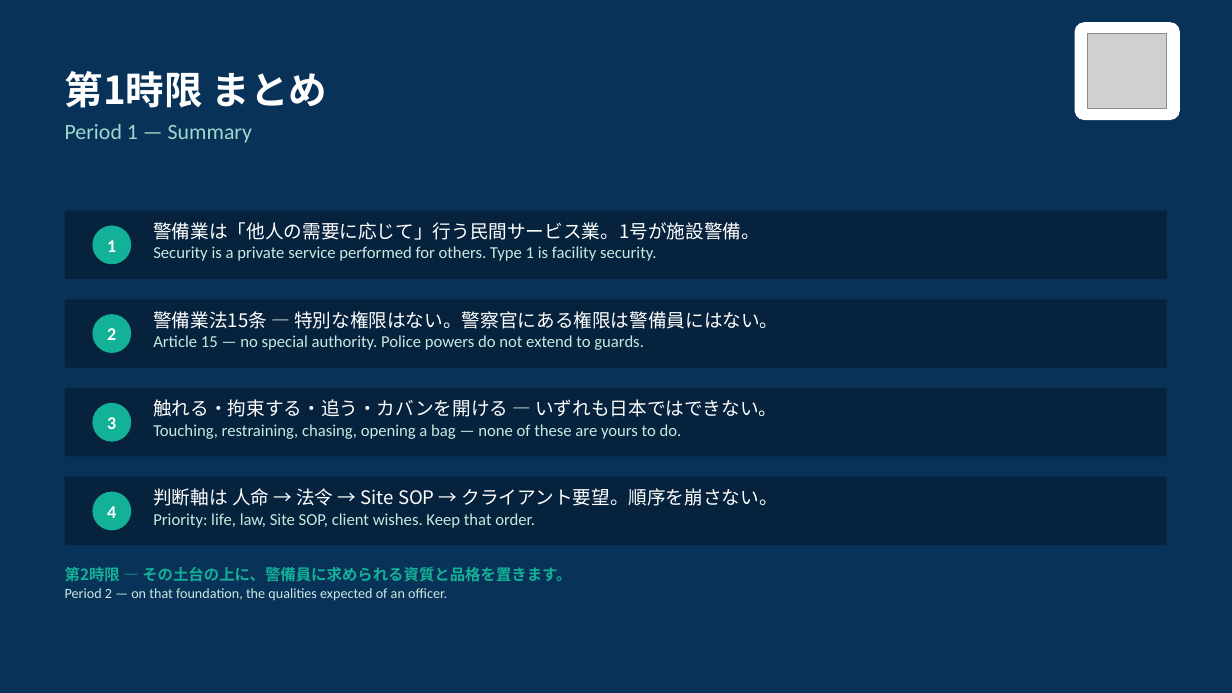
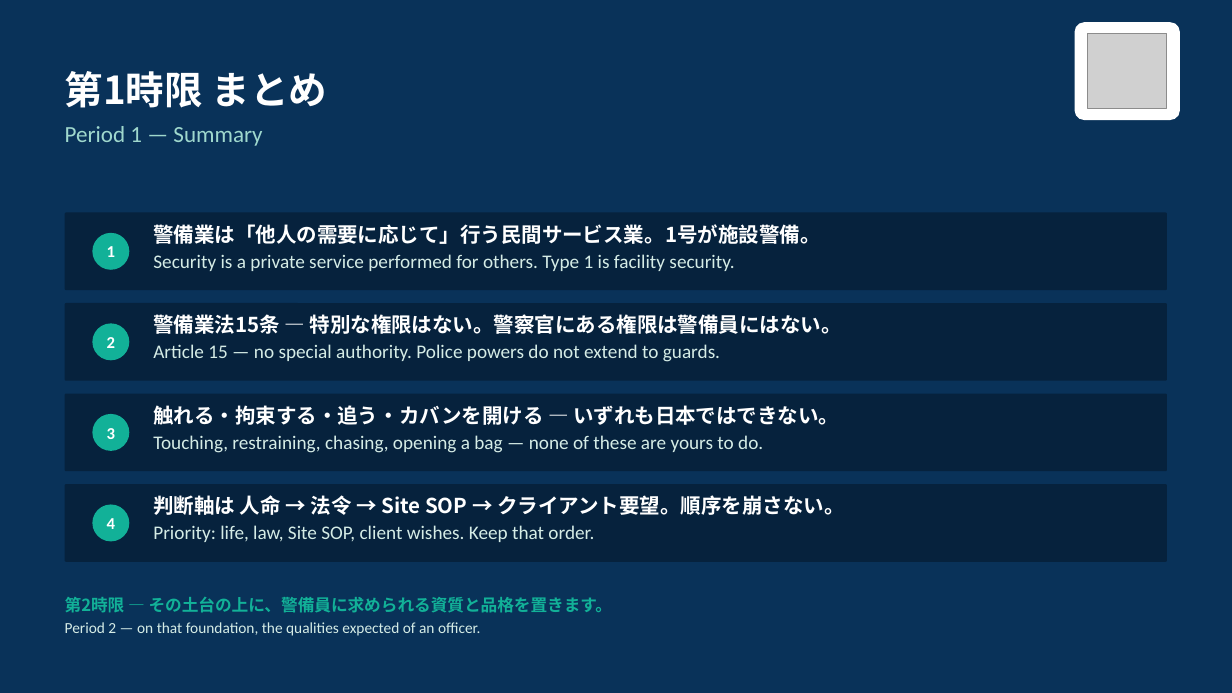
Before and after one commit to hrsmhiroshi-cpu/Training-, a slide deck: slide 25 of 新任講習/out/01_1限_警備業務実施の基本原則.pptx (slide 18 before the commit). Drawn at 1232x693 pixels with LibreOffice and Linux fonts; fonts in the diff are those of the drawing; grey boxes stand for pictures. Boxes give left, top, right and bottom in pixels: in the first picture for what was removed or moved away, otherwise in the second. Text is boxed around its words. In the diff, an @@ line names an element or a change of style, - is before the commit and + after.

```diff
--- a/新任講習/out/01_1限_警備業務実施の基本原則.pptx
+++ b/新任講習/out/01_1限_警備業務実施の基本原則.pptx
@@ text at [65,126,262,146]: size 17 to 18 pt in "Period 1 — Summary"; more space between paragraphs @@
@@ rounded rectangle: place and size @@
-rounded rectangle at [65,211,1167,279]
+rounded rectangle at [65,213,1167,290]
@@ ellipse "1": place and size @@
-ellipse "1" at [92,226,131,264]
+ellipse "1" at [92,233,129,270]
@@ text "警備業は「他人の需要に応じて」行う民間サービス業。1号が施設警備。" at [153,224,820,271]: size 14.5 to 16 pt, bold on in "警備業は「他人の需要に応じて」行う民間サービス業。1号が施設警備。"; size 13 to 15 pt, text colour #CBE8E0 to #D5ECE6 in "Security is a private service performed for ..."; more space between paragraphs @@
@@ rounded rectangle: place and size @@
-rounded rectangle at [65,299,1167,368]
+rounded rectangle at [65,303,1167,381]
@@ ellipse "2": place and size @@
-ellipse "2" at [92,314,131,353]
+ellipse "2" at [92,323,129,360]
@@ text "警備業法15条 ― 特別な権限はない。警察官にある権限は警備員にはない。" at [153,314,842,362]: size 14.5 to 16 pt, bold on in "警備業法15条 ― 特別な権限はない。警察官にある権限は警備員にはない。"; size 13 to 15 pt, text colour #CBE8E0 to #D5ECE6 in "Article 15 — no special authority. Police ..."; more space between paragraphs @@
@@ rounded rectangle: place and size @@
-rounded rectangle at [65,388,1167,457]
+rounded rectangle at [65,394,1167,471]
@@ ellipse "3": place and size @@
-ellipse "3" at [92,403,131,442]
+ellipse "3" at [92,414,129,451]
@@ text "触れる・拘束する・追う・カバンを開ける ― いずれも日本ではできない。" at [153,405,839,453]: size 14.5 to 16 pt, bold on in "触れる・拘束する・追う・カバンを開ける ― いずれも日本ではできない。"; size 13 to 15 pt, text colour #CBE8E0 to #D5ECE6 in "Touching, restraining, chasing, opening a bag — ..."; more space between paragraphs @@
@@ rounded rectangle: place and size @@
-rounded rectangle at [65,477,1167,545]
+rounded rectangle at [65,484,1167,562]
@@ size 14 to 13 pt in 4 elements at [92,233,129,270], [92,323,129,360], [92,414,129,451], [92,505,129,542] @@
@@ ellipse "4": place and size @@
-ellipse "4" at [92,492,131,531]
+ellipse "4" at [92,505,129,542]
@@ text "判断軸は 人命 → 法令 → ...": place and size @@
-text "判断軸は 人命 → 法令 → ..." at [153,488,778,528]
+text "判断軸は 人命 → 法令 → ..." at [153,495,844,542]
@@ text "判断軸は 人命 → 法令 → ..." at [153,495,844,542]: size 14.5 to 16 pt, bold on in "判断軸は 人命 → 法令 → Site SOP ..."; size 13 to 15 pt, text colour #CBE8E0 to #D5ECE6 in "Priority: life, law, Site SOP, client wishes. ..."; more space between paragraphs @@
@@ text "第2時限 ― その土台の上に、警備員に求められる資質と品格を置きます。": place and size @@
-text "第2時限 ― その土台の上に、警備員に求められる資質と品格を置きます。" at [65,567,571,601]
+text "第2時限 ― その土台の上に、警備員に求められる資質と品格を置きます。" at [65,597,613,636]
@@ text "第2時限 ― その土台の上に、警備員に求められる資質と品格を置きます。" at [65,597,613,636]: size 12 to 13 pt in "第2時限 ― その土台の上に、警備員に求められる資質と品格を置きます。"; size 11 to 12 pt, text colour #CBE8E0 to #D5ECE6 in "Period 2 — on that foundation, the ..."; more space between paragraphs @@
```
Also in this commit, not shown: 17 other slides changed, 7 slides added, 2 other files.
